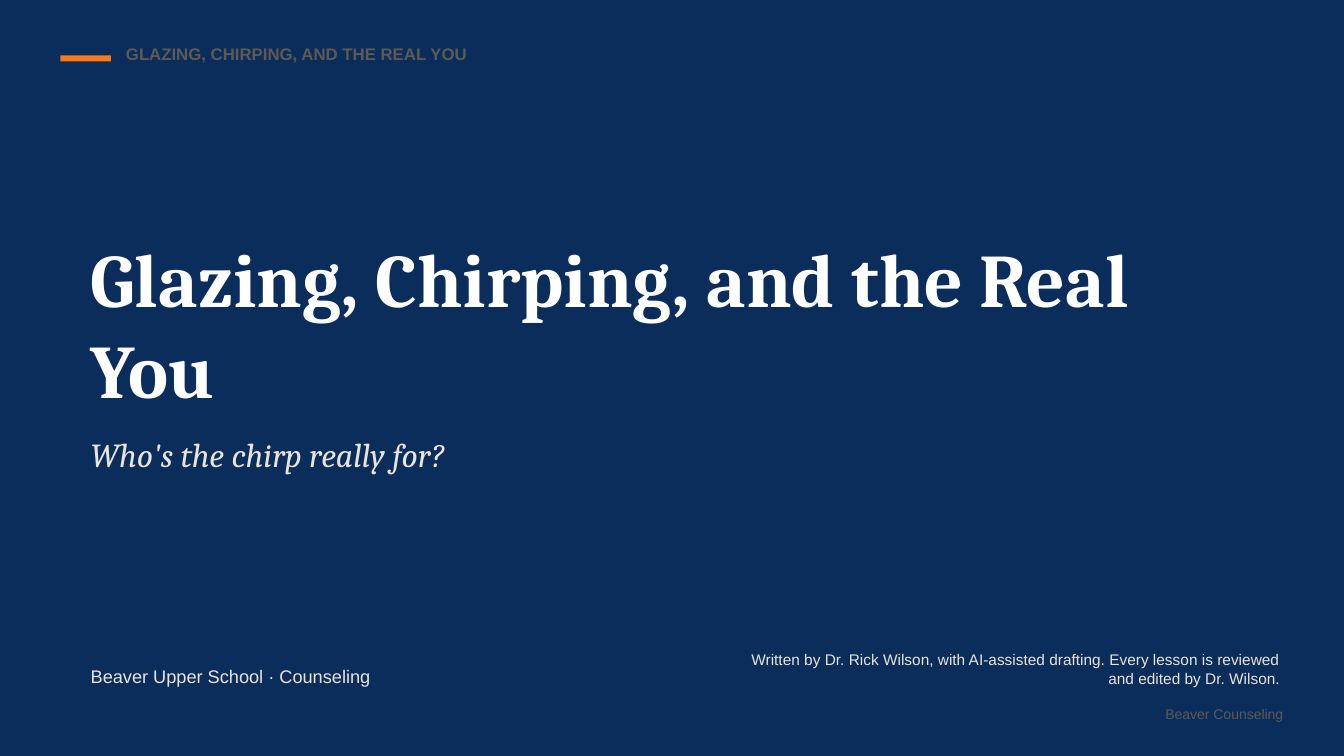
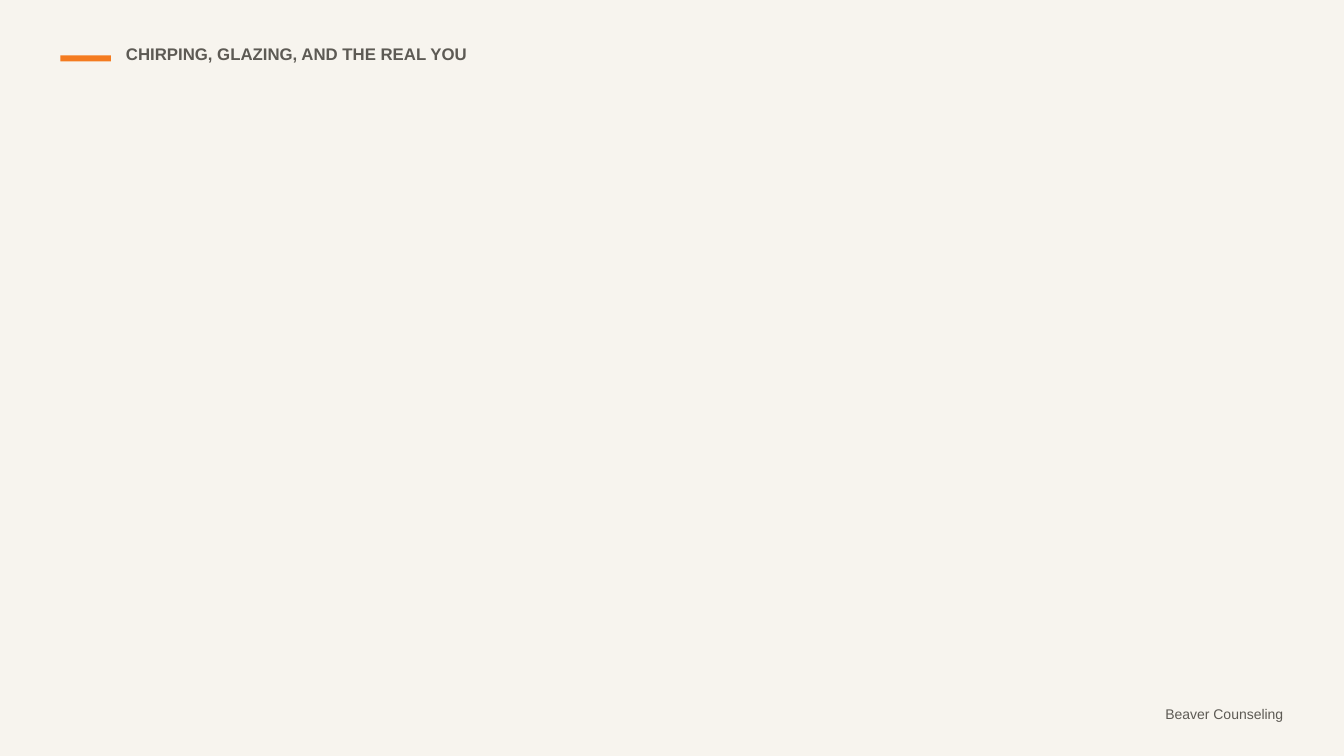
Before and after one commit to rmwtoolkit/bcds-toolkit, a slide deck: slide 2 of decks/glazing-chirping-lesson-v2.pptx. Drawn at 1344x756 pixels with LibreOffice and Linux fonts; fonts in the diff are those of the drawing; background and template pictures are left out. Boxes give left, top, right and bottom in pixels: in the first picture for what was removed or moved away, otherwise in the second. Text is boxed around its words. In the diff, an @@ line names an element or a change of style, - is before the commit and + after.

```diff
--- a/decks/glazing-chirping-lesson-v2.pptx
+++ b/decks/glazing-chirping-lesson-v2.pptx
@@ background #0B2D5B to picture (left out) @@
@@ text at <box>126,48,466,63</box>: text changed @@
-GLAZING, CHIRPING, AND THE REAL YOU
+CHIRPING, GLAZING, AND THE REAL YOU
@@ text removed at <box>91,254,1129,399</box> @@
-Glazing, Chirping, and the Real You
@@ text removed at <box>91,443,444,475</box> @@
-Who's the chirp really for?
@@ text removed at <box>751,654,1280,687</box> @@
-Written by Dr. Rick Wilson, with AI-assisted drafting. Every lesson is reviewed and edited by Dr. Wilson.
@@ text removed at <box>91,669,370,687</box> @@
-Beaver Upper School · Counseling
```
Also in this commit, not shown: 9 other slides changed, 11 slides added, 23 other files.
